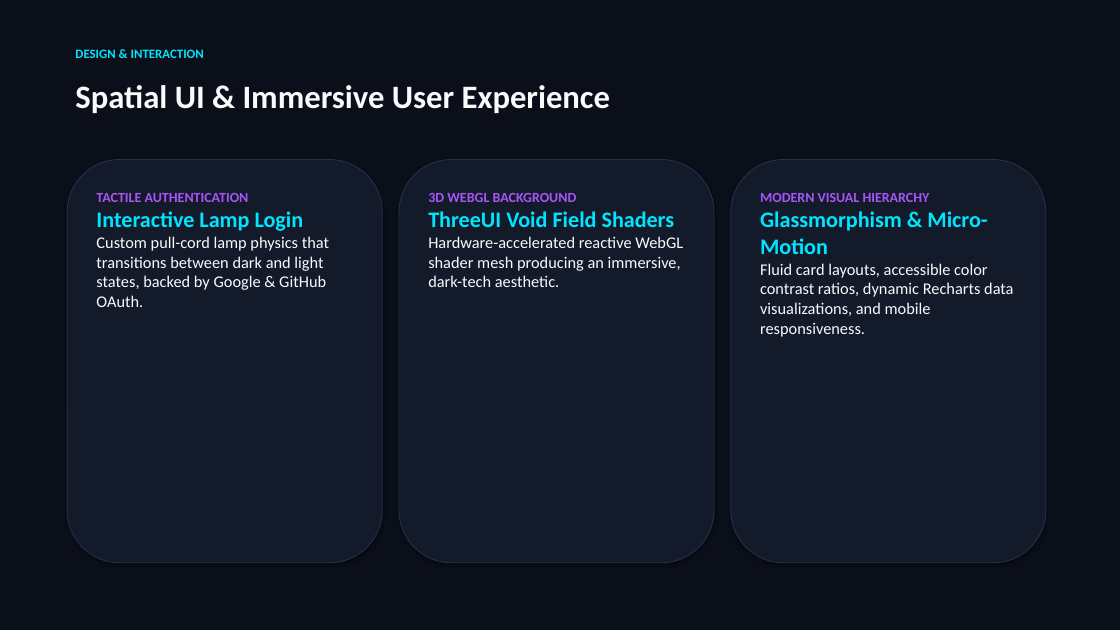
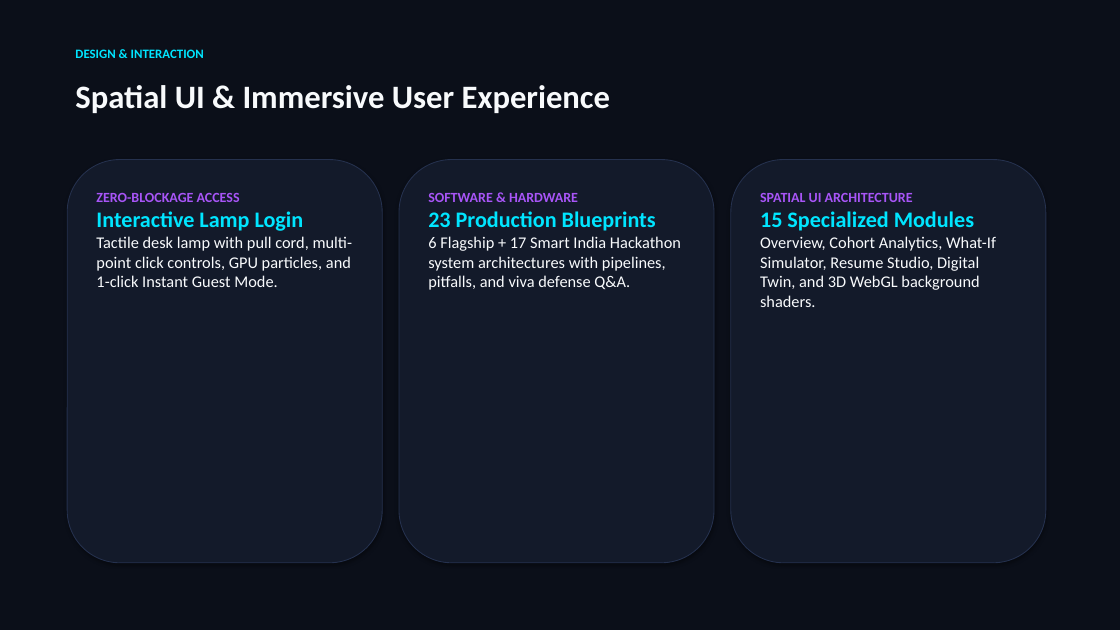
Before and after one commit to dileepbommali16-ops/pathfinder, a slide deck: slide 7 of Pathfinder_Presentation_Dileep_Bommali.pptx. Drawn at 1120x630 pixels with LibreOffice and Linux fonts; fonts in the diff are those of the drawing. Boxes give left, top, right and bottom in pixels: in the first picture for what was removed or moved away, otherwise in the second. Text is boxed around its words. In the diff, an @@ line names an element or a change of style, - is before the commit and + after.

Commit message:
feat(branding): redesign luxury obsidian-sapphire logo, 10-slide keynote deck, and interactive video demo player with zero green

```diff
--- a/Pathfinder_Presentation_Dileep_Bommali.pptx
+++ b/Pathfinder_Presentation_Dileep_Bommali.pptx
@@ text at (96, 193, 240, 202): text changed @@
-TACTILE AUTHENTICATION
+ZERO-BLOCKAGE ACCESS
@@ text at (428, 193, 681, 290): text changed @@
-3D WEBGL BACKGROUND
-ThreeUI Void Field Shaders
-Hardware-accelerated reactive WebGL shader mesh producing an immersive, dark-tech aesthetic.
+SOFTWARE & HARDWARE
+23 Production Blueprints
+6 Flagship + 17 Smart India Hackathon system architectures with pipelines, pitfalls, and viva defense Q&A.
@@ text at (760, 193, 996, 307): text changed @@
-MODERN VISUAL HIERARCHY
-Glassmorphism & Micro-Motion
-Fluid card layouts, accessible color contrast ratios, dynamic Recharts data visualizations, and mobile responsiveness.
+SPATIAL UI ARCHITECTURE
+15 Specialized Modules
+Overview, Cohort Analytics, What-If Simulator, Resume Studio, Digital Twin, and 3D WebGL background shaders.
@@ text at (96, 236, 353, 287): text changed @@
-Custom pull-cord lamp physics that transitions between dark and light states, backed by Google & GitHub OAuth.
+Tactile desk lamp with pull cord, multi-point click controls, GPU particles, and 1-click Instant Guest Mode.
```
Also in this commit, not shown: 4 other slides changed, 1 slide added, 1 slide removed, 5 other files.
